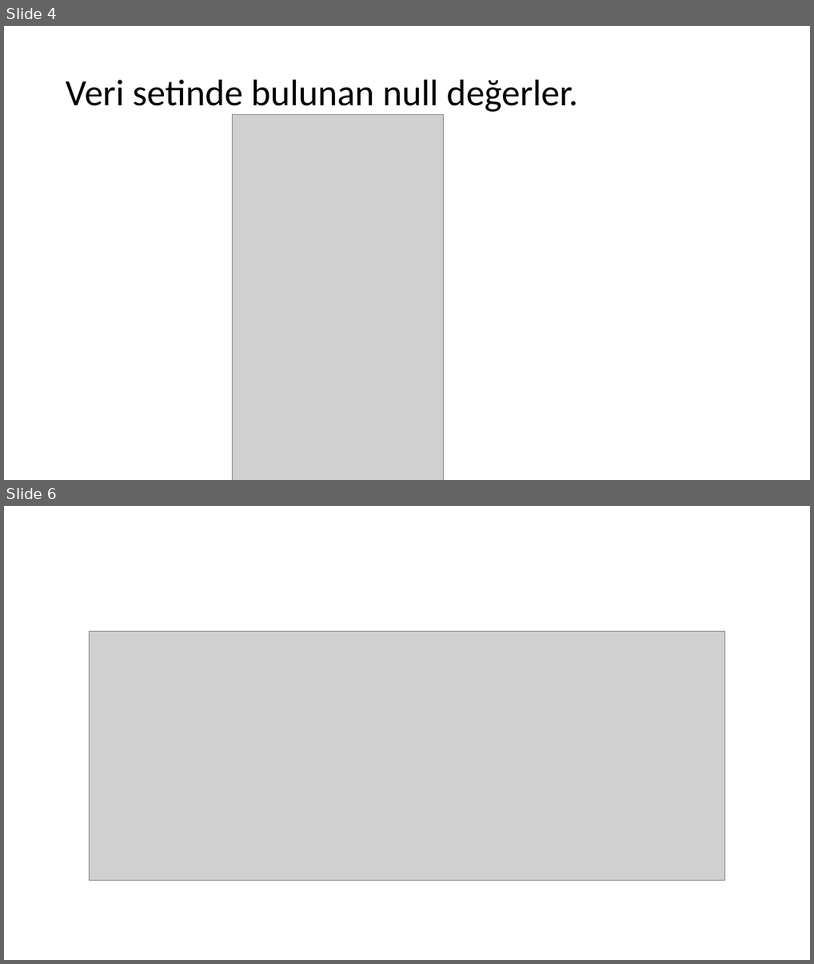
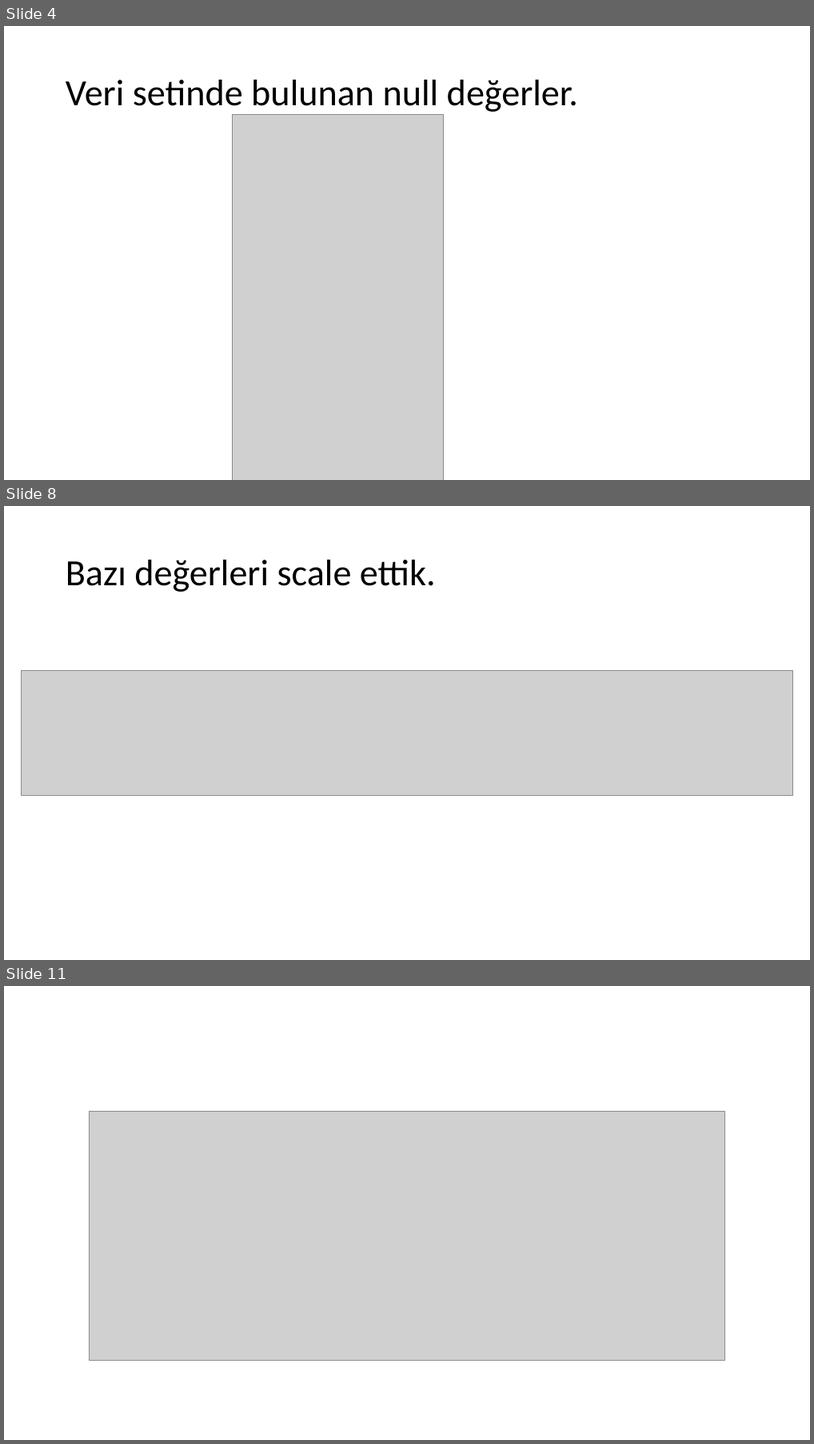
Before and after one commit to ayberkuslu/MLProject, a slide deck: FeatureSelection.pptx. Shown one above the other, each under a label of ours: slides 4 and 6 before the commit, slides 4, 8 and 11 after it; the slides between them are not shown. The pictures are 814x964 and 814x1444 pixels, drawn with LibreOffice and Linux fonts; fonts in the diff are those of the drawing; grey boxes stand for pictures. Boxes give left, top, right and bottom in pixels: in the first picture for what was removed or moved away, otherwise in the second. Text is boxed around its words. In the diff, an @@ line names an element or a change of style, - is before the commit and + after.

```diff
--- a/FeatureSelection.pptx
+++ b/FeatureSelection.pptx
@@ slide 8 added at (4,506,810,960), background #FFFFFF @@
@@ title added at (66,560,436,592), 44 pt, text #000000 @@
+Bazı değerleri scale ettik.
@@ picture added at (22,671,793,795) @@
@@ what was slide 6 is now slide 11 @@
```
Also in this commit, not shown: 5 slides changed, 11 other slides added, 3 slides removed.
